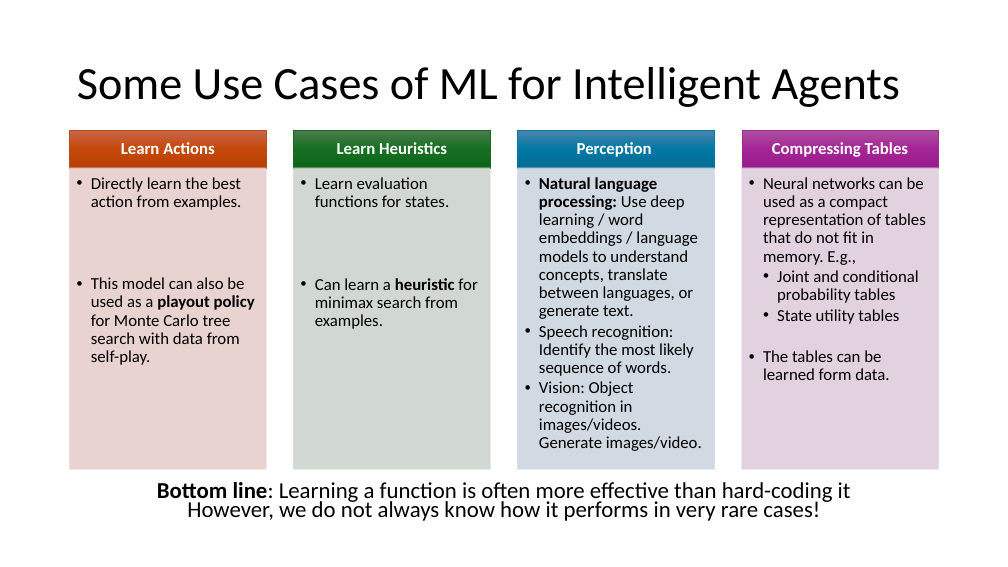
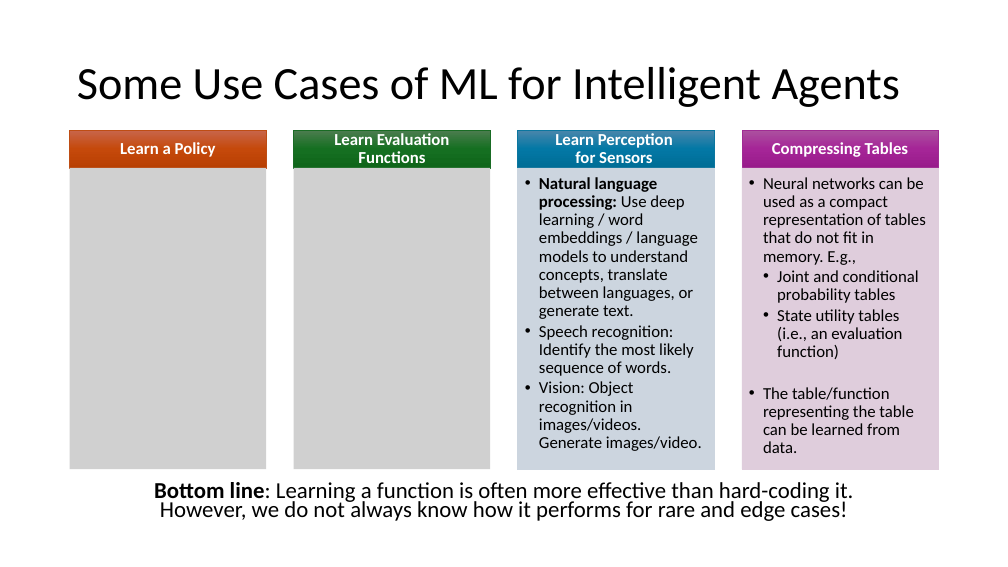
Before and after one commit to mhahsler/CS7320-AI, a slide deck: slide 34 of slides/19_ML_intro.pptx. Drawn at 1008x567 pixels with LibreOffice and Linux fonts; fonts in the diff are those of the drawing; grey boxes stand for pictures. Boxes give left, top, right and bottom in pixels: in the first picture for what was removed or moved away, otherwise in the second. Text is boxed around its words. In the diff, an @@ line names an element or a change of style, - is before the commit and + after.

```diff
--- a/slides/19_ML_intro.pptx
+++ b/slides/19_ML_intro.pptx
@@ freeform shape added at (x1=70, y1=130, x2=266, y2=168), fill gradient #C9664C to #C64A0B to #B83F03, outline #BE4D14 0.5 pt, 16 pt, text #FFFFFF, bold @@
+Learn a Policy
@@ freeform shape added at (x1=293, y1=130, x2=490, y2=168), fill gradient #4D7E50 to #156F21 to #0F661B, outline #196B24 0.5 pt, 16 pt, text #FFFFFF, bold @@
+Learn Evaluation Functions
@@ freeform shape added at (x1=518, y1=130, x2=715, y2=168), fill gradient #4B87AC to #0479A6 to #006D97, outline #0B769F 0.5 pt, 16 pt, text #FFFFFF, bold @@
+Learn Perception
+for Sensors
@@ picture added at (x1=70, y1=168, x2=266, y2=470) @@
@@ picture added at (x1=293, y1=168, x2=490, y2=470) @@
@@ freeform shape added at (x1=742, y1=168, x2=938, y2=470), fill #DFCDDC at 90% opacity, outline #DFCDDC 0.5 pt, 16 pt, text #000000 @@
+  • Neural networks can be used as a compact representation of tables that do not fit in memory. E.g.,
+    • Joint and conditional probability tables
+    • State utility tables (i.e., an evaluation function)
+  • The table/function representing the table can be learned from data.
@@ group removed at (x1=70, y1=130, x2=938, y2=470): 6 rectangles, 6 texts @@
-Learn Actions
-  • Directly learn the best action from examples.
-  • This model can also be used as a playout policy for Monte Carlo tree search with data from self-play.
-Learn Heuristics
-  • Learn evaluation functions for states.
-  • Can learn a heuristic for minimax search from examples.
-Perception
-  • Neural networks can be used as a compact representation of tables that do not fit in memory. E.g.,
-    • Joint and conditional probability tables
-    • State utility tables
-  • The tables can be learned form data.
@@ text at (x1=154, y1=482, x2=854, y2=521): text changed @@
-Bottom line: Learning a function is often more effective than hard-coding it
-However, we do not always know how it performs in very rare cases!
+Bottom line: Learning a function is often more effective than hard-coding it.
+However, we do not always know how it performs for rare and edge cases!
```
Also in this commit, not shown: 3 other slides changed, 1 other file.
